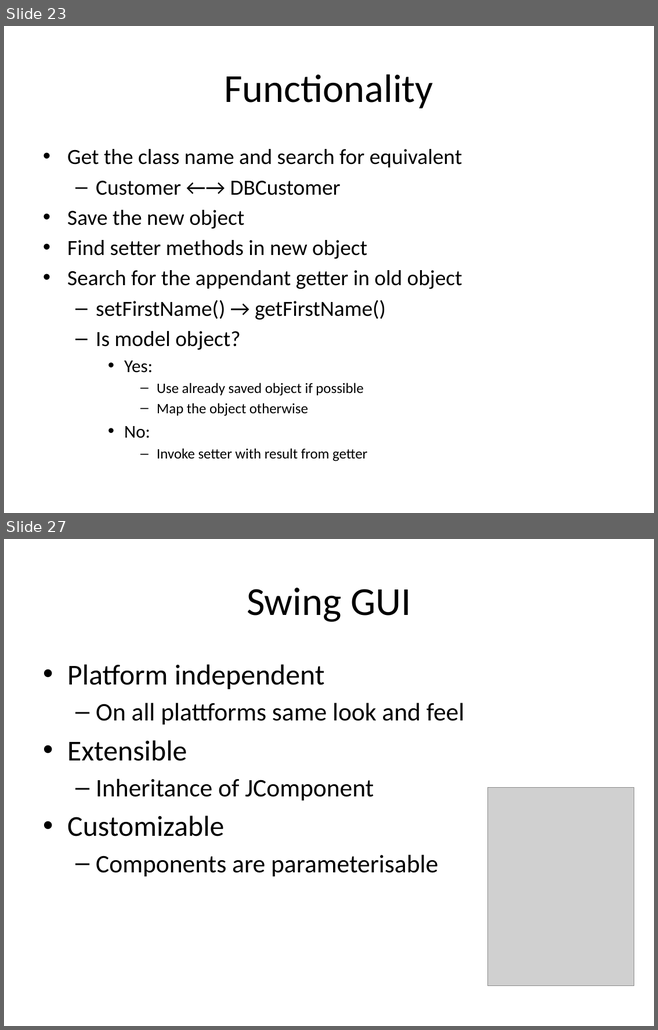
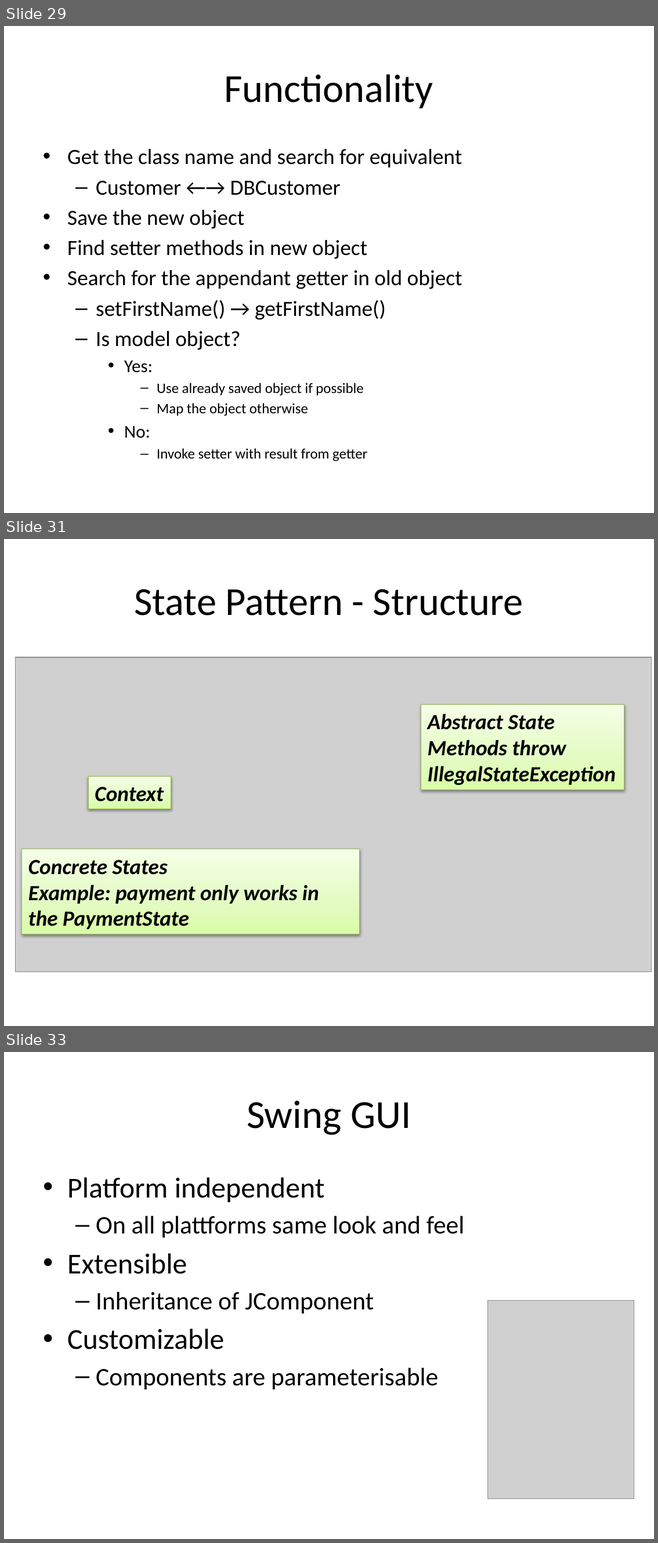
Before and after one commit to markusmo/HotelSoftware, a slide deck: Documentation/Praesentation/PresentationRoomanizer.pptx. Shown one above the other, each under a label of ours: slides 23 and 27 before the commit, slides 29, 31 and 33 after it; the slides between them are not shown. The pictures are 658x1030 and 658x1543 pixels, drawn with LibreOffice and Linux fonts; fonts in the diff are those of the drawing; grey boxes stand for pictures. Boxes give left, top, right and bottom in pixels: in the first picture for what was removed or moved away, otherwise in the second. Text is boxed around its words. In the diff, an @@ line names an element or a change of style, - is before the commit and + after.

```diff
--- a/Documentation/Praesentation/PresentationRoomanizer.pptx
+++ b/Documentation/Praesentation/PresentationRoomanizer.pptx
@@ slide 31 added at <box>4,539,654,1026</box>, background #FFFFFF @@
@@ title added at <box>134,589,523,616</box>, 44 pt, text #000000 @@
+State Pattern - Structure
@@ picture added at <box>15,657,651,972</box> @@
@@ rectangle added at <box>421,705,625,790</box>, fill gradient #DAFDA7 to #E4FCC2 to #F5FFE7, outline #98B955 0.75 pt, 24 pt, text #000000, bold, italic @@
+Abstract State
+Methods throw
+IllegalStateException
@@ rectangle added at <box>89,777,171,809</box>, fill gradient #DAFDA7 to #E4FCC2 to #F5FFE7, outline #98B955 0.75 pt, 24 pt, text #000000, bold, italic @@
+Context
@@ rectangle added at <box>22,849,360,934</box>, fill gradient #DAFDA7 to #E4FCC2 to #F5FFE7, outline #98B955 0.75 pt, 24 pt, text #000000, bold, italic @@
+Concrete States
+Example: payment only works in the PaymentState
@@ what was slide 23 is now slide 29 @@
@@ what was slide 27 is now slide 33 @@
```
Also in this commit, not shown: 2 slides changed, 9 other slides added, 4 slides removed, 1 other file.
